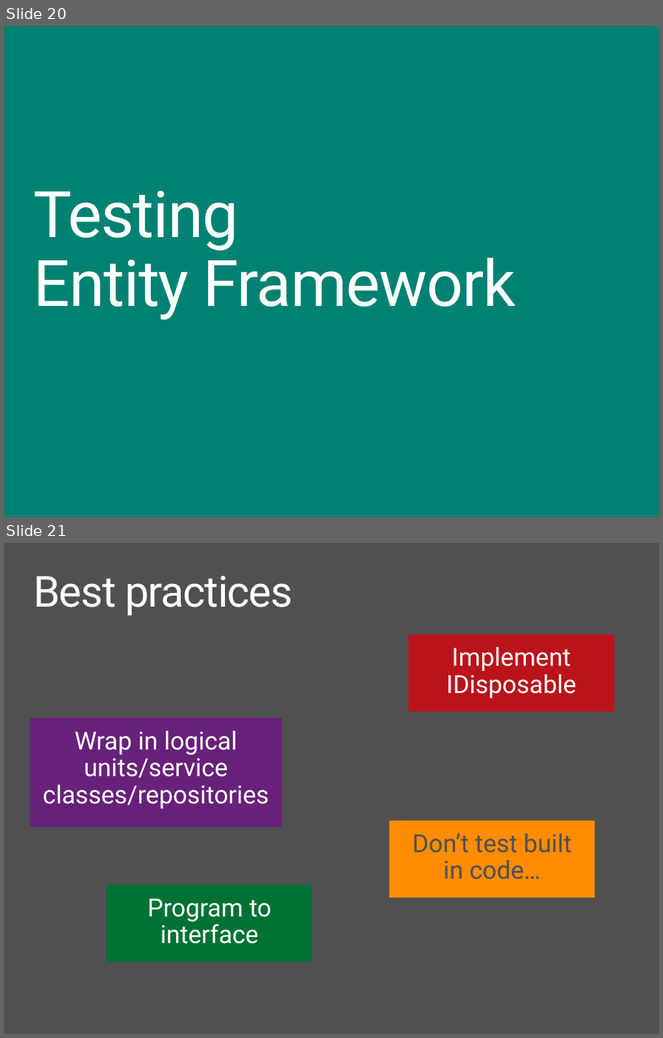
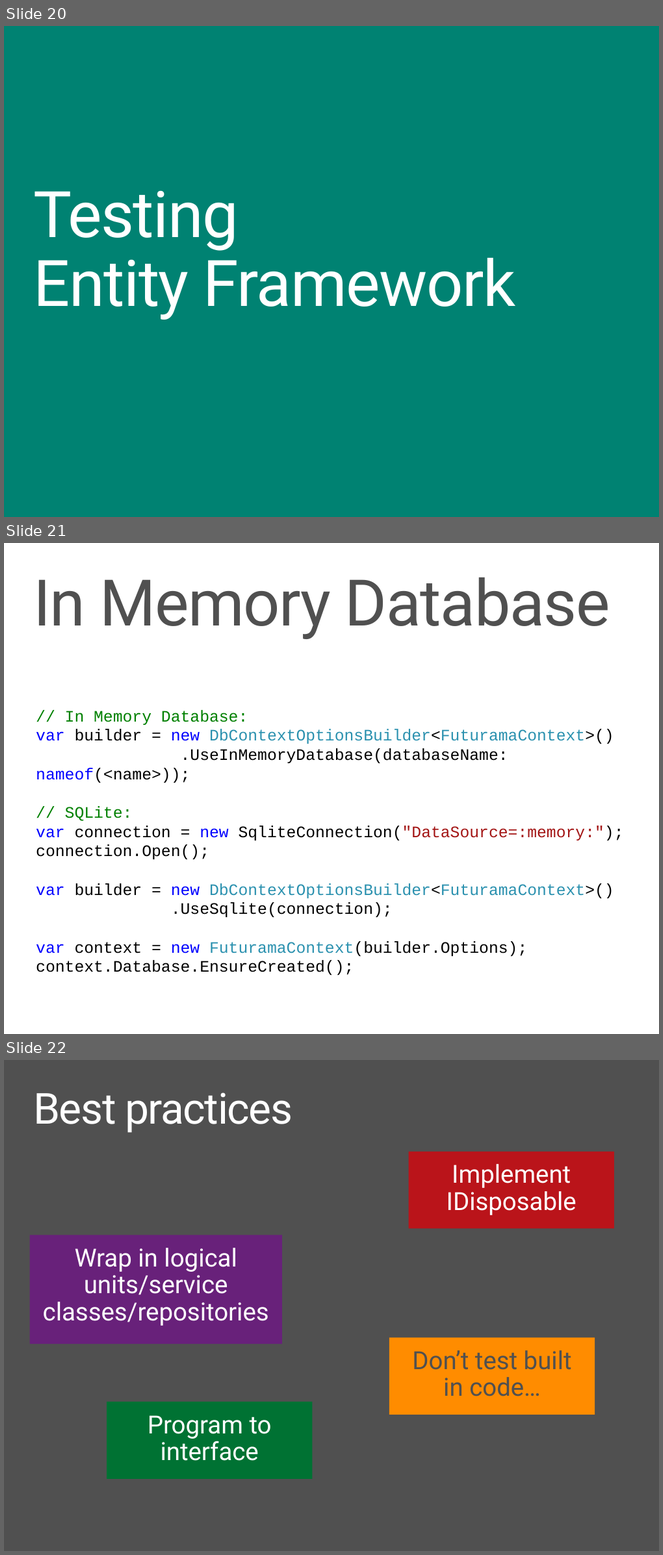
Before and after one commit to ondfisk/BDSA2017, a slide deck: Slides/Lecture05 - Dependency Injection, Unit Testing EF.pptx. Shown one above the other, each under a label of ours: slides 20 and 21 before the commit, slides 20, 21 and 22 after it. The pictures are 663x1038 and 663x1555 pixels, drawn with LibreOffice and Linux fonts; fonts in the diff are those of the drawing. Boxes give left, top, right and bottom in pixels: in the first picture for what was removed or moved away, otherwise in the second. Text is boxed around its words. In the diff, an @@ line names an element or a change of style, - is before the commit and + after.

```diff
--- a/Slides/Lecture05 - Dependency Injection, Unit Testing EF.pptx
+++ b/Slides/Lecture05 - Dependency Injection, Unit Testing EF.pptx
@@ slide 21 added at [4,543,659,1034], background #FFFFFF @@
@@ title added at [33,577,610,639], 72 pt, text #505050 @@
+In Memory Database
@@ text added at [36,710,624,975], 18 pt, text #000000 @@
+// In Memory Database:emory Database:
+var builder = new DbContextOptionsBuilder<FuturamaContext>()
+.UseInMemoryDatabase(databaseName: nameof(<name>));
+// SQLite:
+var connection = new SqliteConnection("DataSource=:memory:");
+connection.Open();
+var builder = new DbContextOptionsBuilder<FuturamaContext>()
+.UseSqlite(connection);
+var context = new FuturamaContext(builder.Options);
+context.Database.EnsureCreated();
@@ what was slide 21 is now slide 22 @@
```
Also in this commit, not shown: 1 slide changed, 2 other files.
